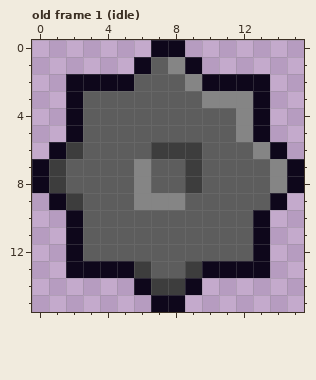
Pixel-art file: core/assets/ase/actor_rolling_spike.ase. That is the earlier state.
16x16 pixels, 2 frames. Shown: old frame 1 (idle). The commit also changed other frames, which this record leaves out.
And afterwards:
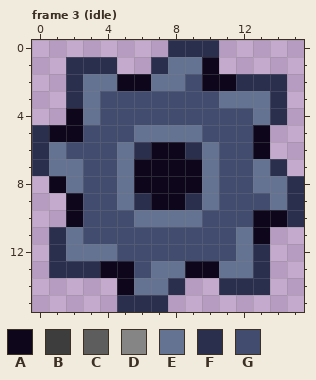
Palette (. is transparent): A #0e071b  B #3d3d3d  C #5d5d5d  D #858585  E #657392  F #2a2f4e  G #424c6e
A new or re-ordered frame is compared with the old frame closest to it.
The edit:
frames 2 -> 3
Changed rows in their new state; - is an unchanged pixel.
Frame 3 (idle) is new; against old frame 1 (idle):
first column x 0:
 0 -------.FFF-----
 1 --FFF-.FEEA-----
 2 --FEE-AEEG--FFF-
 3 --FEGGGGGGGEEEF-
 4 ---EGGGGGGGGGEF-
 5 FA-GGGEEEEGGG---
 6 FEGGGEFAAFEGGA.-
 7 FEEGGEAAAAEGGEF.
 8 .AEGGEAAAAEGGEEF
 9 -.AGGEFAAFEGGGEF
10 ---GGGEEEEGGG-AF
11 -FEGGGGGGGGGE---
12 -FEEEGGGGGGGEF--
13 -FFF--GEEA-EEF--
14 -----AEEF.-FFF--
15 -----FFF.-------
